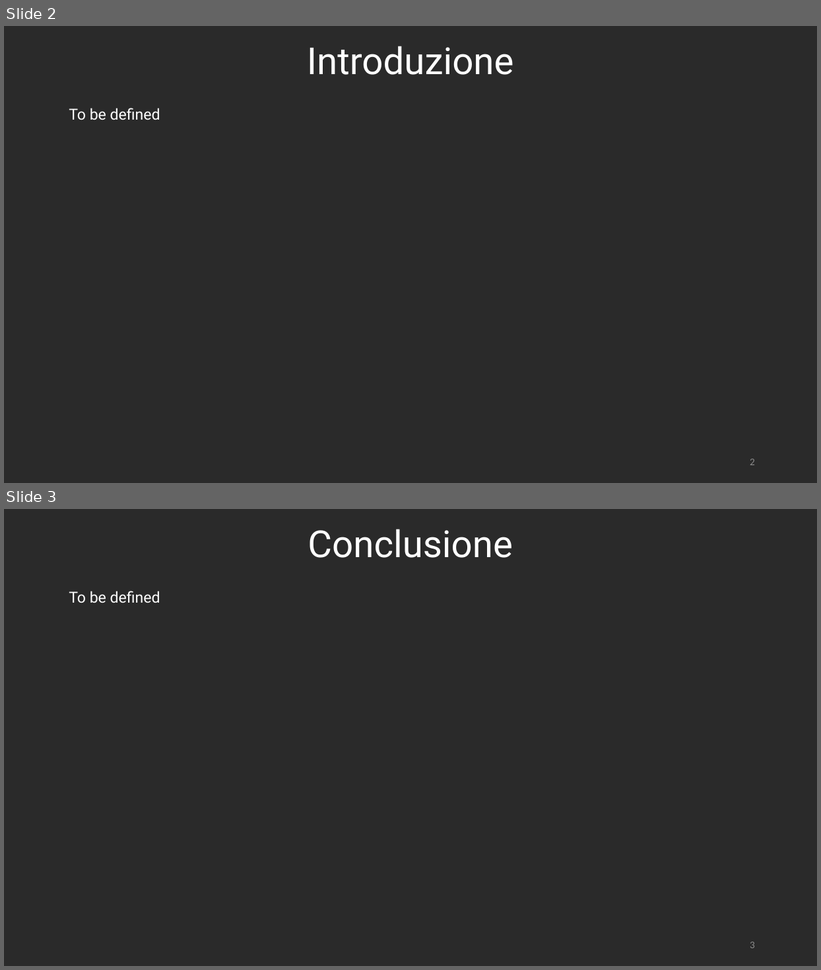
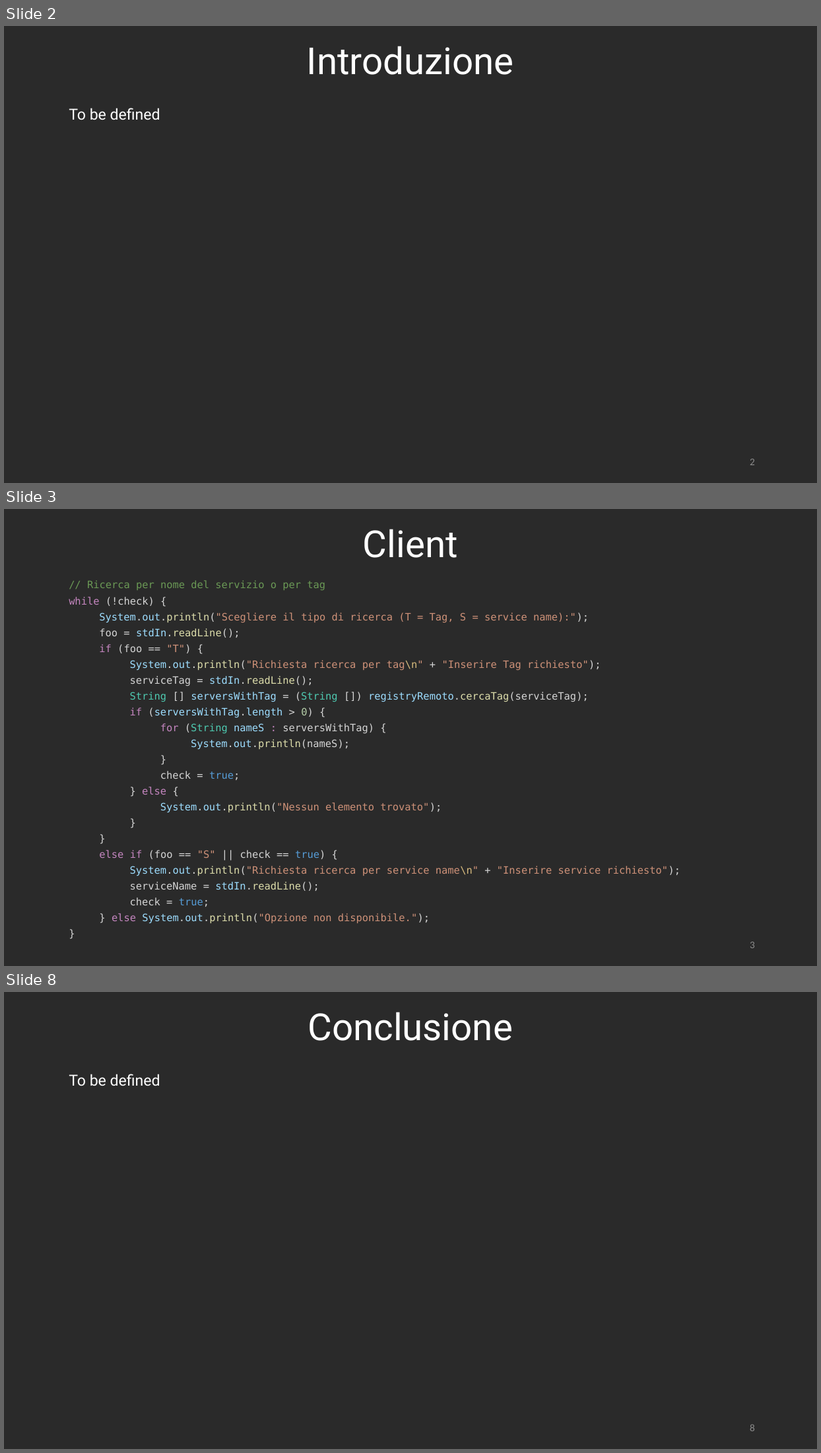
Before and after one commit to RetiCalc-Unibo/progetto7, a slide deck: Presentazione.pptx. Shown one above the other, each under a label of ours: slides 2 and 3 before the commit, slides 2, 3 and 8 after it; the slides between them are not shown. The pictures are 821x970 and 821x1453 pixels, drawn with LibreOffice and Linux fonts; fonts in the diff are those of the drawing. Boxes give left, top, right and bottom in pixels: in the first picture for what was removed or moved away, otherwise in the second. Text is boxed around its words. In the diff, an @@ line names an element or a change of style, - is before the commit and + after.

```diff
--- a/Presentazione.pptx
+++ b/Presentazione.pptx
@@ slide 3 added at [4,509,817,966], background #2A2A2A @@
@@ title added at [363,529,458,558], 44 pt, text #FFFFFF @@
+Client
@@ text added at [69,580,680,924], 12 pt, text #CE9178 @@
+// Ricerca per nome del servizio o per tag
+while (!check) {
+System.out.println("Scegliere il tipo di ricerca (T = Tag, S = service name):");
+foo = stdIn.readLine();
+if (foo == "T") {
+System.out.println("Richiesta ricerca per tag\n" + "Inserire Tag richiesto");
+serviceTag = stdIn.readLine();
+String [] serversWithTag = (String []) registryRemoto.cercaTag(serviceTag);
+if (serversWithTag.length > 0) {
+for (String nameS : serversWithTag) {
+System.out.println(nameS);
+}
+check = true;
+} else {
+System.out.println("Nessun elemento trovato");
+}
+}
+else if (foo == "S" || check == true) {
+System.out.println("Richiesta ricerca per service name\n" + "Inserire service richiesto");
+serviceName = stdIn.readLine();
+check = true;
+} else System.out.println("Opzione non disponibile.");
+}
@@ page number added at [750,942,755,949], 12 pt, text #8C8C8C @@
+3
@@ what was slide 3 is now slide 8 @@
@@ page number at [750,1424,755,1432]: text changed @@
-3
+8
```
Also in this commit, not shown: 4 other slides added, 1 other file.
